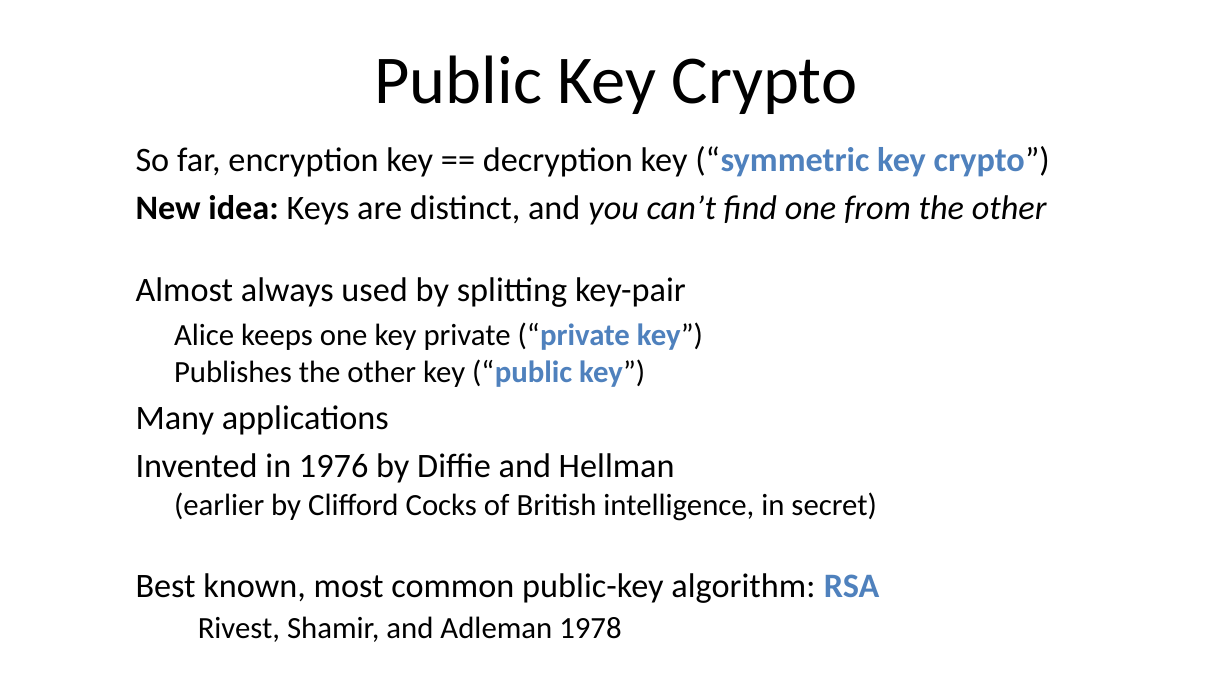
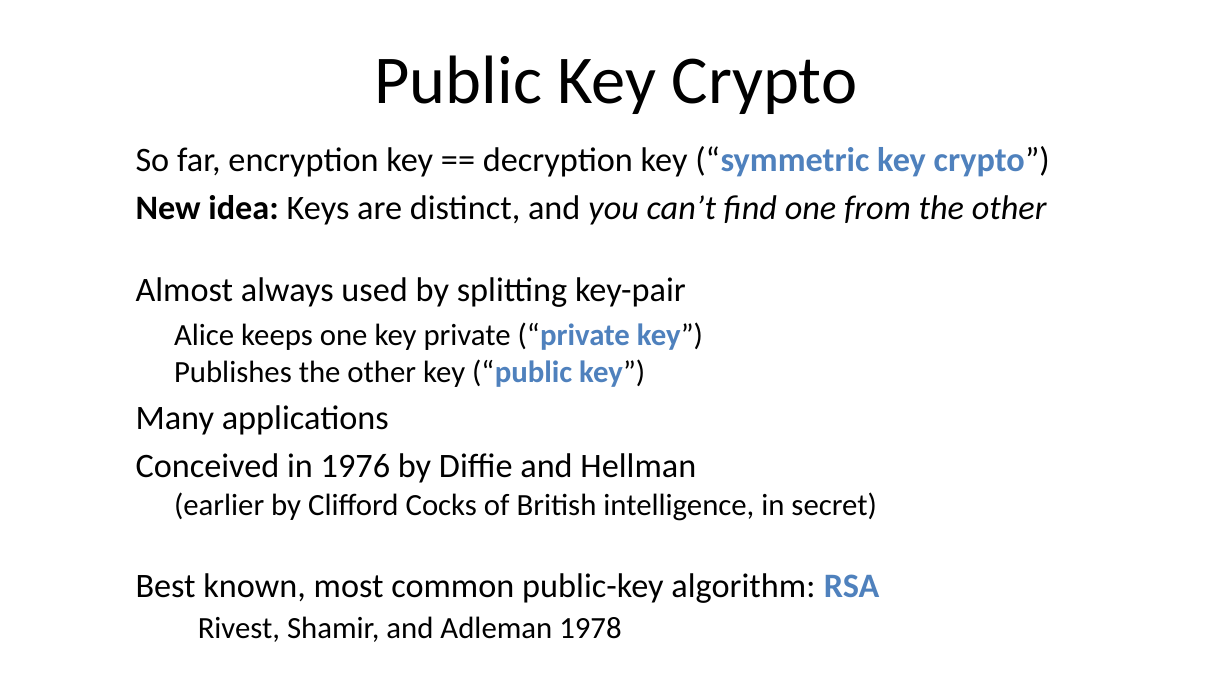
Before and after one commit to noise-lab/security-course, a slide deck: slide 3 of fall2016/lectures/6-PublicKey.pptx (slide 7 before the commit). Drawn at 1232x693 pixels with LibreOffice and Linux fonts; fonts in the diff are those of the drawing. Boxes give left, top, right and bottom in pixels: in the first picture for what was removed or moved away, otherwise in the second. Text is boxed around its words. In the diff, an @@ line names an element or a change of style, - is before the commit and + after.

```diff
--- a/fall2016/lectures/6-PublicKey.pptx
+++ b/fall2016/lectures/6-PublicKey.pptx
@@ text at [136, 453, 876, 521]: text changed @@
-  Invented in 1976 by Diffie and Hellman
-  (earlier by Clifford Cocks of British intelligence, in secret)
+  Conceived in 1976 by Diffie and Hellman
+  (earlier by Clifford Cocks of British intelligence, in secret)
```
Also in this commit, not shown: 31 other slides changed, 5 slides added, 4 slides removed, 1 other file.
